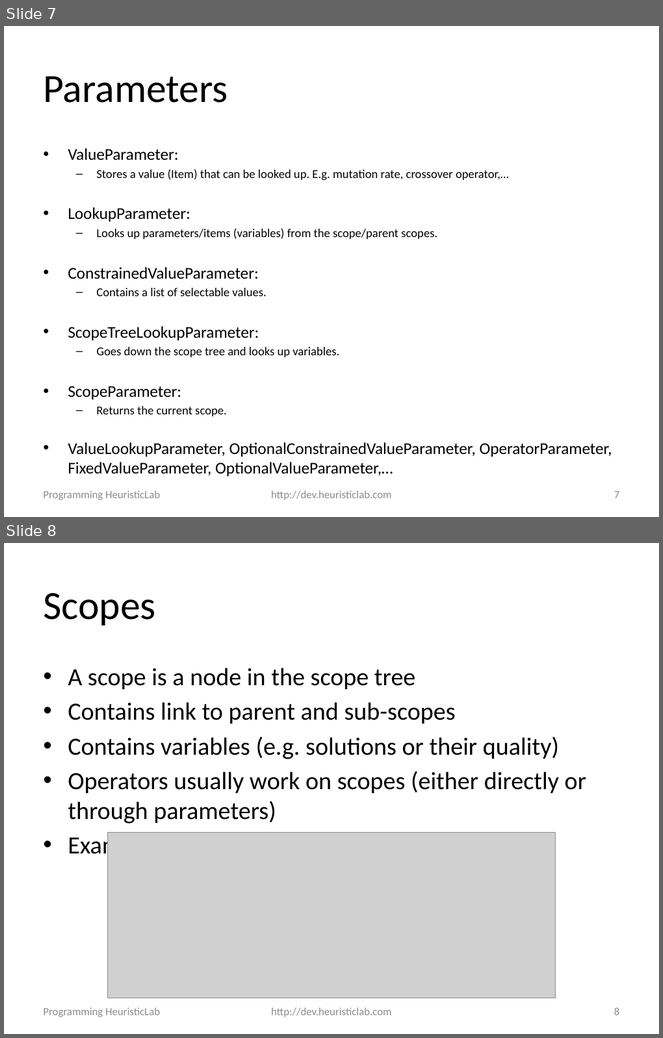
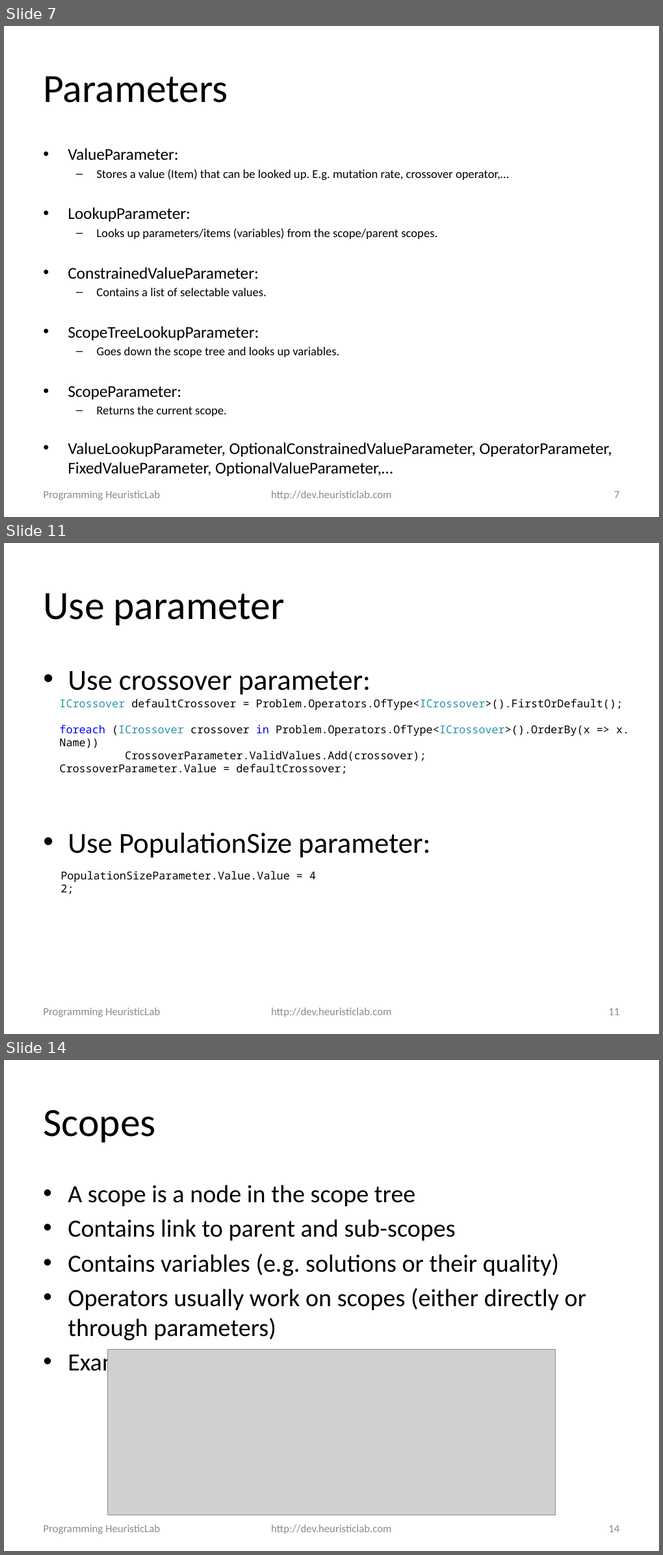
Before and after one commit to heal-research/HeuristicLab, a slide deck: documentation/Tutorials/Programming HeuristicLab - Algorithms and Problems.pptx. Shown one above the other, each under a label of ours: slides 7 and 8 before the commit, slides 7, 11 and 14 after it; the slides between them are not shown. The pictures are 663x1038 and 663x1555 pixels, drawn with LibreOffice and Linux fonts; fonts in the diff are those of the drawing; grey boxes stand for pictures; background and template pictures are left out. Boxes give left, top, right and bottom in pixels: in the first picture for what was removed or moved away, otherwise in the second. Text is boxed around its words. In the diff, an @@ line names an element or a change of style, - is before the commit and + after.

Commit message:
#2317 worked on programming slides

```diff
--- a/documentation/Tutorials/Programming HeuristicLab - Algorithms and Problems.pptx
+++ b/documentation/Tutorials/Programming HeuristicLab - Algorithms and Problems.pptx
@@ slide 11 added at (4, 543, 659, 1034), background #FFFFFF @@
@@ title added at (43, 593, 285, 626), 44 pt, text #000000 @@
+Use parameter
@@ text added at (68, 671, 430, 858), 32 pt, text #000000 @@
+• Use crossover parameter:
+• Use PopulationSize parameter:
@@ text added at (59, 699, 629, 774), 12 pt, text #000000 @@
+ICrossover defaultCrossover = Problem.Operators.OfType<ICrossover>().FirstOrDefault();
+foreach (ICrossover crossover in Problem.Operators.OfType<ICrossover>().OrderBy(x => x.Name))
+CrossoverParameter.ValidValues.Add(crossover);
+CrossoverParameter.Value = defaultCrossover;
@@ text added at (61, 871, 290, 882), 12 pt, text #000000 @@
+PopulationSizeParameter.Value.Value = 42;
@@ text added at (43, 1008, 160, 1017), 12 pt, text #8C8C8C @@
+Programming HeuristicLab
@@ text added at (271, 1008, 392, 1017), 12 pt, text #8C8C8C @@
+http://dev.heuristiclab.com
@@ page number added at (608, 1008, 620, 1016), 12 pt, text #8C8C8C @@
+11
@@ what was slide 8 is now slide 14 @@
@@ page number at (608, 1525, 620, 1533): text changed @@
-8
+14
```
Also in this commit, not shown: 7 other slides added.
